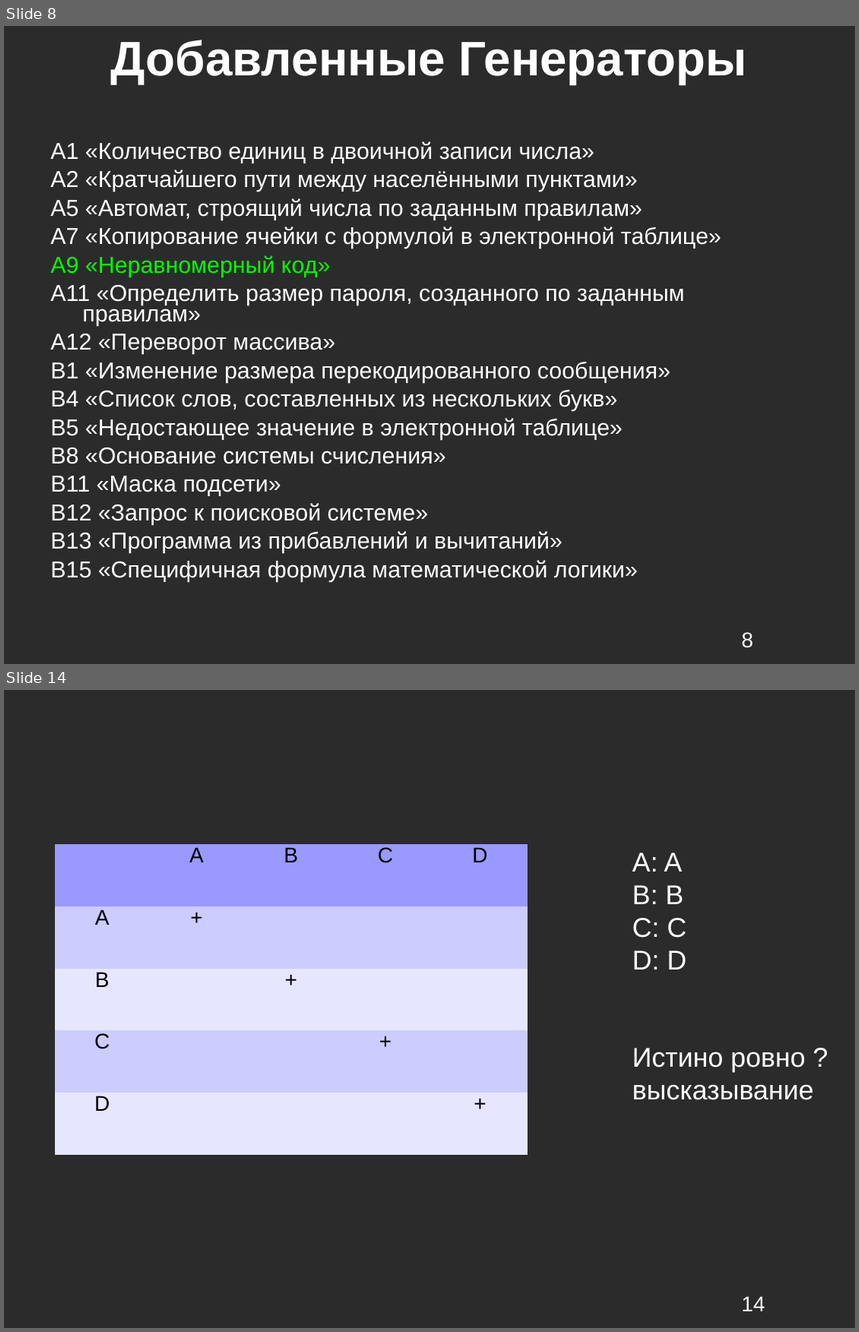
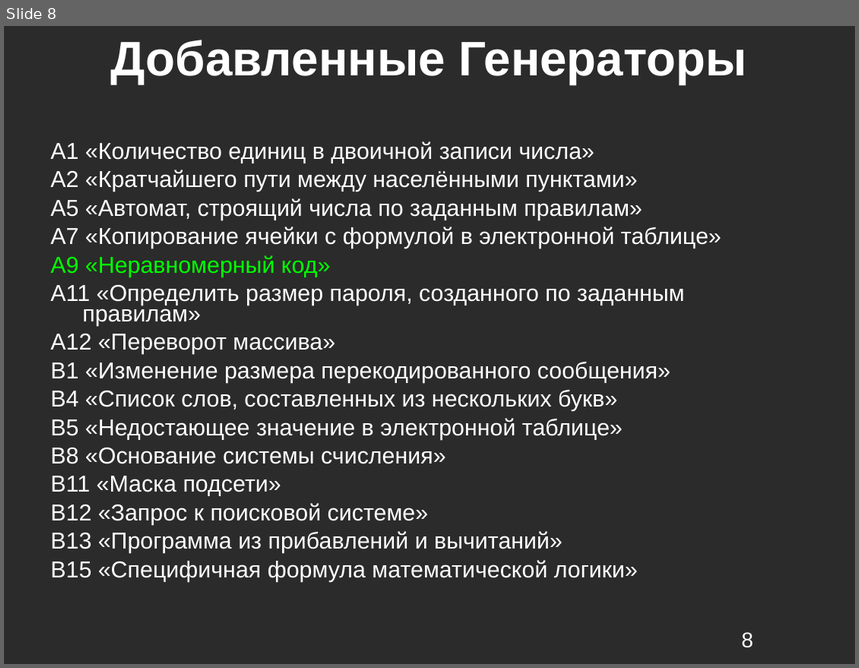
Before and after one commit to kevroletin/Coursework, a slide deck: 4_sem/8403а_Кевролетин_презентация.odp. Shown one above the other, each under a label of ours: slides 8 and 14 before the commit, slide 8 after it; the slides between them are not shown. The pictures are 859x1332 and 859x668 pixels, drawn with LibreOffice and Linux fonts; fonts in the diff are those of the drawing; background and template pictures are left out; a plain dark background stands for a picture behind light text. Boxes give left, top, right and bottom in pixels: in the first picture for what was removed or moved away, otherwise in the second. Text is boxed around its words. In the diff, an @@ line names an element or a change of style, - is before the commit and + after.

```diff
--- a/4_sem/8403а_Кевролетин_презентация.odp
+++ b/4_sem/8403а_Кевролетин_презентация.odp
@@ slide 14 removed at [4,690,855,1328], background picture (left out) @@
@@ table removed at [55,844,528,1155], 5 rows, 5 columns @@
- | A | B | C | D
-A | + |  |  | 
-B |  | + |  | 
-C |  |  | + | 
-D |  |  |  | +
@@ text removed at [633,853,814,1100] @@
-A: A
-B: B
-C: C
-D: D
-Истино ровно ? высказывание
@@ page number removed at [742,1296,766,1312] @@
-14
```
Also in this commit, not shown: 6 slides changed, 2 slides added, 3 other slides removed, 3 other files.
